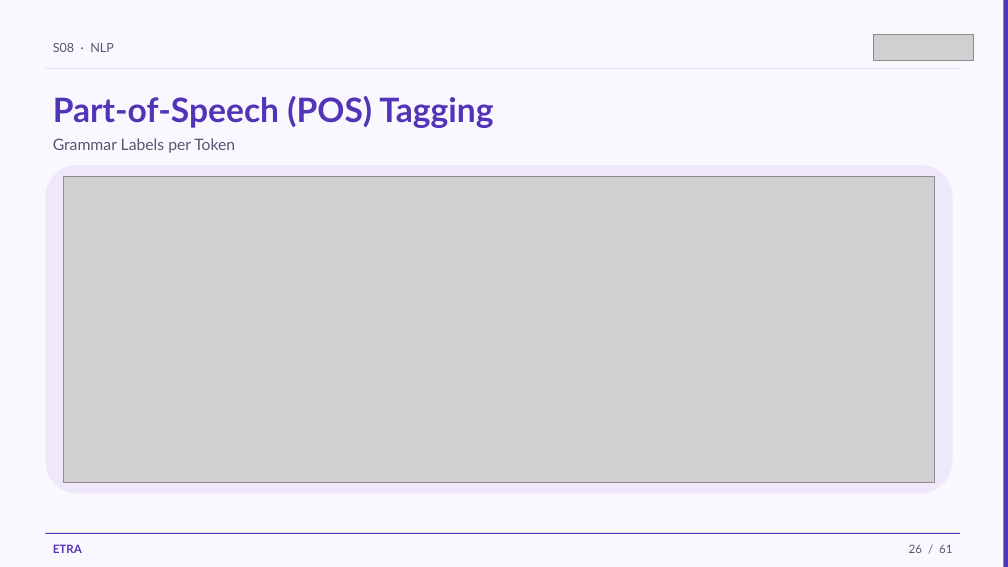
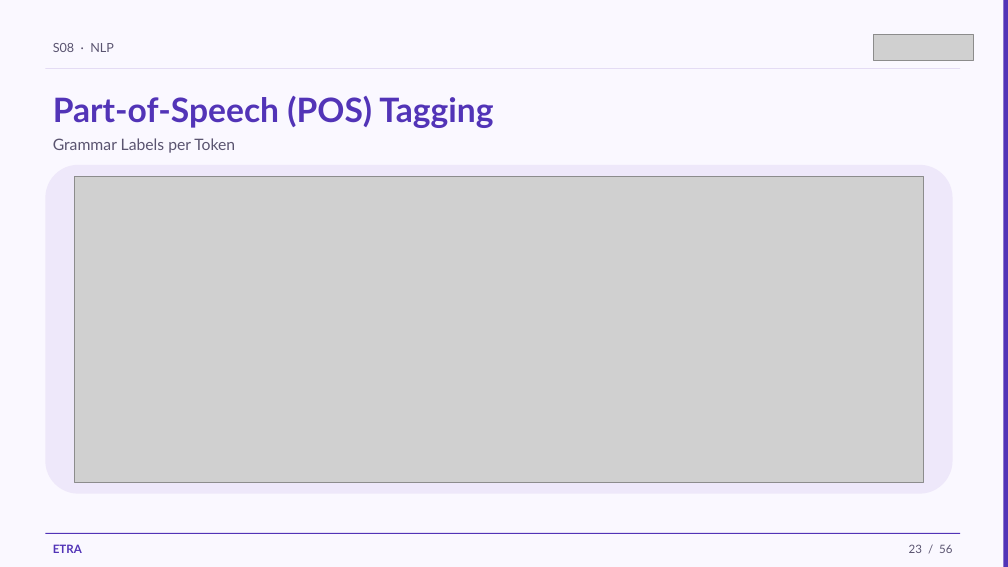
Before and after one commit to iksasa15/AI-ML, a slide deck: slide 23 of web-presentation/pdf-exports/Week3-Session1-NLP.pptx (slide 26 before the commit). Drawn at 1008x567 pixels with LibreOffice and Linux fonts; fonts in the diff are those of the drawing; grey boxes stand for pictures. Boxes give left, top, right and bottom in pixels: in the first picture for what was removed or moved away, otherwise in the second. Text is boxed around its words. In the diff, an @@ line names an element or a change of style, - is before the commit and + after.

```diff
--- a/web-presentation/pdf-exports/Week3-Session1-NLP.pptx
+++ b/web-presentation/pdf-exports/Week3-Session1-NLP.pptx
@@ picture: place and size @@
-picture at <box>64,176,935,482</box>
+picture at <box>74,176,923,482</box>
@@ text at <box>909,544,952,553</box>: text changed @@
-26 / 61
+23 / 56
```
Also in this commit, not shown: 51 other slides changed, 3 slides added, 8 slides removed, 4 other files.
